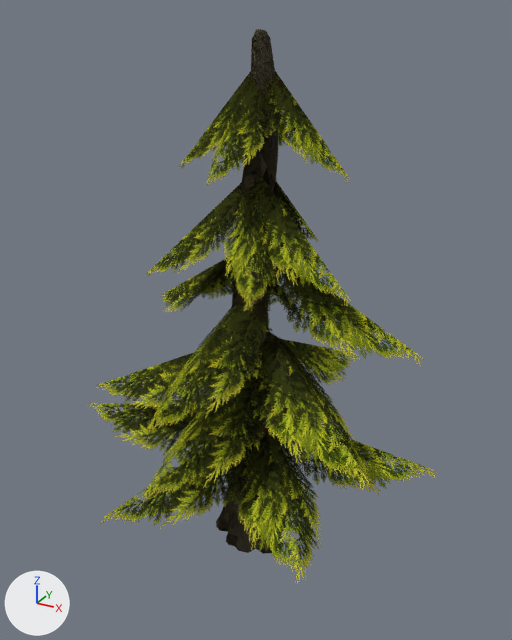
Renders of the Blender file Art/Modelle/Levelbaukasten/Dekoration/Vegetation/decoration_vegetation_tree_fir_1.blend from each side of a commit.
One viewpoint serves both versions: a 50 mm camera at (-1.01, -11.53, 10.1) aimed at (-7.45, 0.18, 4.25). The lights are fixed; the arrows at lower left show +X, +Y and +Z.

The scene before the commit, as lines of its bpy script (objects in view):
```python
ob_cylinder_013 = bpy.data.objects.new('Cylinder.013', me_cylinder_010)
ob_cylinder_013.location = (-7.38, 0.0, 0.0)
ob_plane_004 = bpy.data.objects.new('Plane.004', me_plane_008)
ob_plane_004.location = (-7.61, 0.02, 3.94)
ob_plane_004.rotation_euler = (0.0, -0.446, 0.238)  # degrees (0, -26, 14)
ob_plane_004.scale = (0.902, 0.902, 0.902)
ob_plane_007 = bpy.data.objects.new('Plane.007', me_plane_011)
ob_plane_007.location = (-7.26, 0.05, 7.54)
ob_plane_007.rotation_euler = (0.0, -0.769, -1.698)  # degrees (0, -44, -97)
ob_plane_007.scale = (0.683, 0.683, 0.683)
ob_plane_008 = bpy.data.objects.new('Plane.008', me_plane_012)
ob_plane_008.location = (-7.32, 0.2, 9.19)
ob_plane_008.rotation_euler = (-0.244, -0.8, -1.255)  # degrees (-14, -46, -72)
ob_plane_008.scale = (0.558, 0.558, 0.558)
ob_plane_011 = bpy.data.objects.new('Plane.011', me_plane_015)
ob_plane_011.location = (-7.42, 0.18, 9.19)
ob_plane_011.rotation_euler = (0.0, -0.89, -4.83)  # degrees (0, -51, -277)
ob_plane_011.scale = (0.558, 0.558, 0.558)
ob_plane_012 = bpy.data.objects.new('Plane.012', me_plane_016)
ob_plane_012.location = (-7.4, 0.25, 7.44)
ob_plane_012.rotation_euler = (0.0, -0.769, -4.301)  # degrees (0, -44, -246)
ob_plane_012.scale = (0.683, 0.683, 0.683)
ob_plane_016 = bpy.data.objects.new('Plane.016', me_plane_020)
ob_plane_016.location = (-7.16, 0.0, 6.01)
ob_plane_016.rotation_euler = (0.0, -0.552, -2.98)  # degrees (0, -32, -171)
ob_plane_016.scale = (0.856, 0.856, 0.856)
ob_plane_017 = bpy.data.objects.new('Plane.017', me_plane_021)
ob_plane_017.location = (-7.31, -0.01, 7.36)
ob_plane_017.rotation_euler = (0.0, -0.769, -3.303)  # degrees (0, -44, -189)
ob_plane_017.scale = (0.683, 0.683, 0.683)
ob_plane_018 = bpy.data.objects.new('Plane.018', me_plane_022)
ob_plane_018.location = (-7.17, 0.23, 9.19)
ob_plane_018.rotation_euler = (0.0, -0.89, -3.025)  # degrees (0, -51, -173)
ob_plane_018.scale = (0.558, 0.558, 0.558)
# also in view: 'Plane.010' at (-6.22, -1.14, 1.15); 'Plane' at (-9.36, -0.36, 1.6); 'Plane.014' at (-7.52, -1.37, 2.47); 'Plane.015' at (-6.0, -0.59, 3.03); 'Plane.019' at (-5.73, 0.72, 1.27)
```
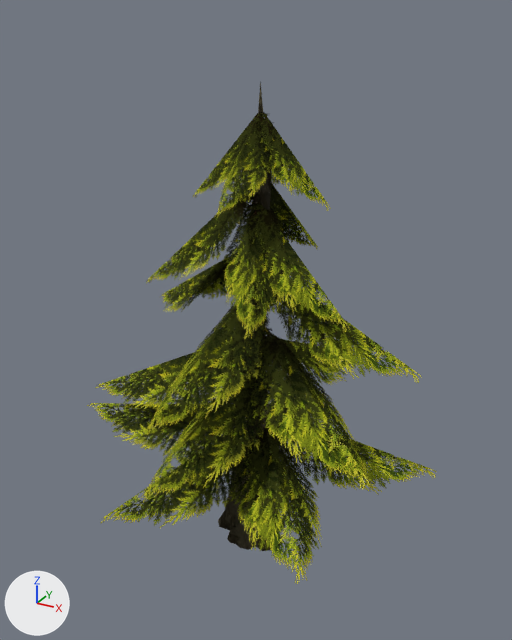
The edits, one by one:
me_cylinder_010 is used by ob_cylinder_013; location (-7.38, 0.0, 0.0).
me_cylinder_010 had 369 vertices, 368 faces and spanned x -0.95..0.85, y -0.78..0.68, z -1.0..9.78.
me_cylinder_010 now has 102 vertices, 142 faces and spans x -0.84..0.84, y 0.0..1.35, z -0.03..11.3.
me_cylinder_010 part 1: 369 vertices removed from x -0.95..0.85, y -0.78..0.68, z -1.0..9.78; 102 vertices added at x -0.84..0.84, y 0.0..1.35, z -0.03..11.3.
Object 'Plane.018' (ob_plane_018) moves from (-7.17, 0.23, 9.19) to (-7.3, 0.13, 8.44).
Object 'Plane.018' (ob_plane_018) is rescaled from (0.558, 0.558, 0.558) to (0.495, 0.495, 0.495).
Object 'Plane.017' (ob_plane_017) moves from (-7.31, -0.01, 7.36) to (-7.31, -0.01, 6.83).
Object 'Plane.016' (ob_plane_016) moves from (-7.16, 0.0, 6.01) to (-7.16, 0.0, 5.63).
Object 'Plane.012' (ob_plane_012) moves from (-7.4, 0.25, 7.44) to (-7.4, 0.25, 6.91).
Object 'Plane.011' (ob_plane_011) moves from (-7.42, 0.18, 9.19) to (-7.32, 0.13, 8.44).
Object 'Plane.011' (ob_plane_011) is rescaled from (0.558, 0.558, 0.558) to (0.495, 0.495, 0.495).
Object 'Plane.008' (ob_plane_008) moves from (-7.32, 0.2, 9.19) to (-7.31, 0.15, 8.28).
Object 'Plane.008' (ob_plane_008) is rescaled from (0.558, 0.558, 0.558) to (0.495, 0.495, 0.495).
Object 'Plane.007' (ob_plane_007) moves from (-7.26, 0.05, 7.54) to (-7.26, 0.05, 7.39).
Object 'Plane.003' (ob_plane_003) moves from (-7.57, 0.17, 7.24) to (-7.57, 0.17, 7.09).
Object 'Plane.002' (ob_plane_002) moves from (-7.47, 0.2, 9.19) to (-7.34, 0.14, 8.44).
Object 'Plane.002' (ob_plane_002) is rescaled from (0.558, 0.558, 0.558) to (0.495, 0.495, 0.495).
Object 'Cylinder.013' (ob_cylinder_013) moves from (-7.38, 0.0, 0.0) to (-7.44, -0.72, -0.94).
Object 'Cylinder.013' (ob_cylinder_013) is rescaled from (1.0, 1.0, 1.0) to (1.0, 1.0, 0.875).

Pixel boxes (x1, y1, x2, y2) of what changed, in the pictures (512 x 640 px):
'Plane.016', moved: before (267, 261, 424, 365); after (263, 283, 422, 383)
'Plane.017', moved: before (245, 176, 351, 306); after (245, 203, 350, 333)
'Cylinder.013', reshaped, moved, rescaled (10% shorter): before (216, 29, 286, 554); after (218, 81, 284, 551)
'Plane.012', moved: before (222, 181, 286, 311); after (223, 196, 285, 339)
'Plane.018', moved, rescaled (10% narrower, 12% shorter): before (264, 70, 350, 182); after (254, 112, 331, 211)
'Plane.011', moved, rescaled (13% narrower): before (204, 78, 273, 188); after (215, 113, 275, 217)
'Plane.003', moved: before (146, 182, 247, 276); after (146, 189, 253, 283)
'Plane.002', moved, rescaled (10% narrower, 14% shorter): before (179, 71, 256, 169); after (193, 113, 262, 197)
'Plane.007', moved: before (272, 177, 319, 245); after (249, 173, 320, 250)
'Plane.008', moved, rescaled: before (278, 109, 287, 152); after (270, 150, 280, 186)
